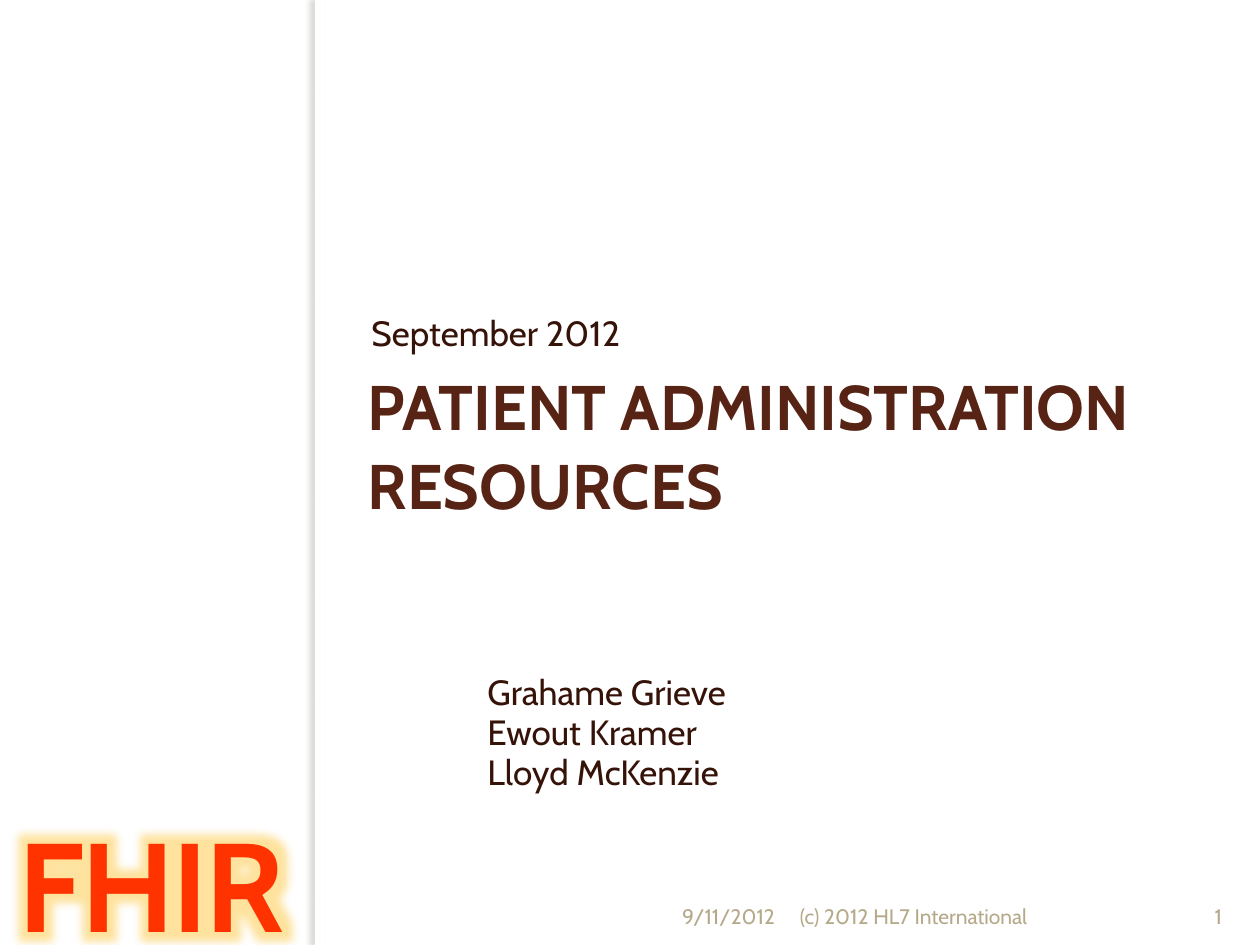
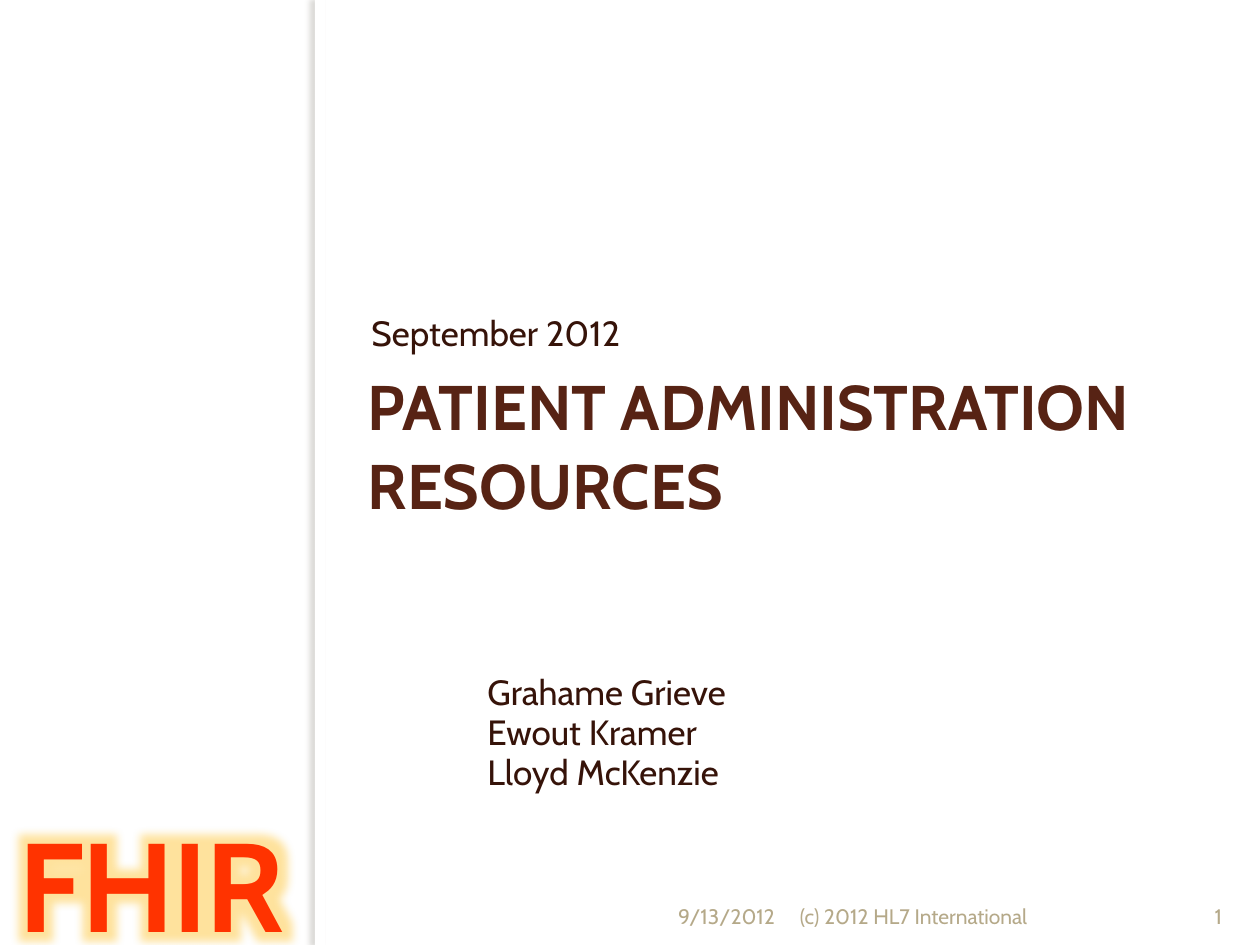
Before and after one commit to vista-novo/fhir, a slide deck: slide 1 of presentations/2012-Sept/FHIR PA Tue Q3 2012.pptx. Drawn at 1260x945 pixels with LibreOffice and Linux fonts; fonts in the diff are those of the drawing; background and template pictures are left out. Boxes give left, top, right and bottom in pixels: in the first picture for what was removed or moved away, otherwise in the second. Text is boxed around its words. In the diff, an @@ line names an element or a change of style, - is before the commit and + after.

```diff
--- a/presentations/2012-Sept/FHIR PA Tue Q3 2012.pptx
+++ b/presentations/2012-Sept/FHIR PA Tue Q3 2012.pptx
@@ text at (x1=678, y1=909, x2=775, y2=926): text changed @@
-9/11/2012
+9/13/2012
```
Also in this commit, not shown: 15 other slides changed.
